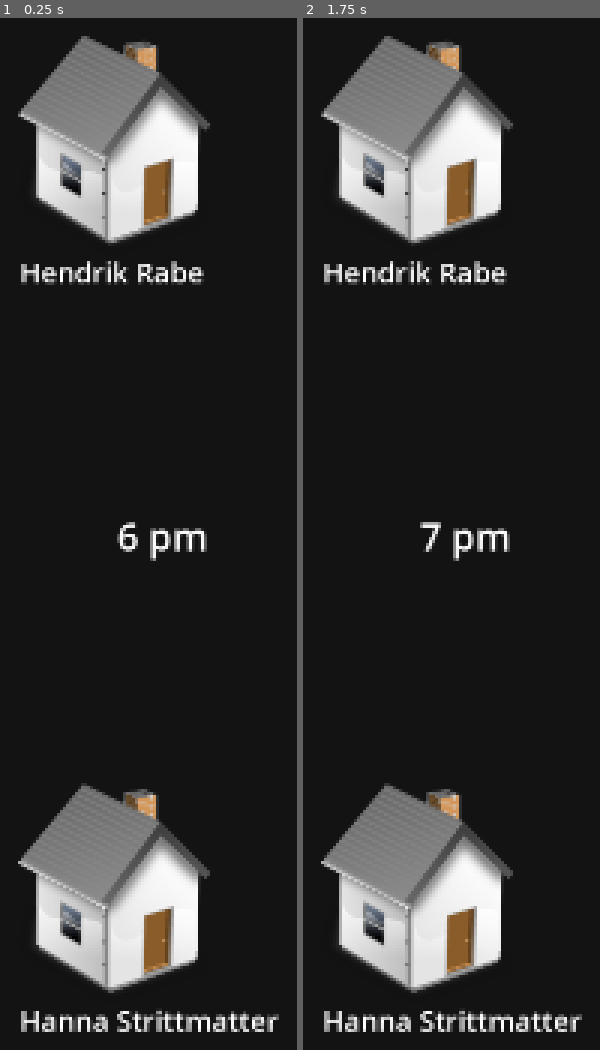
Above: before the commit, frames 1-2 (left to right).
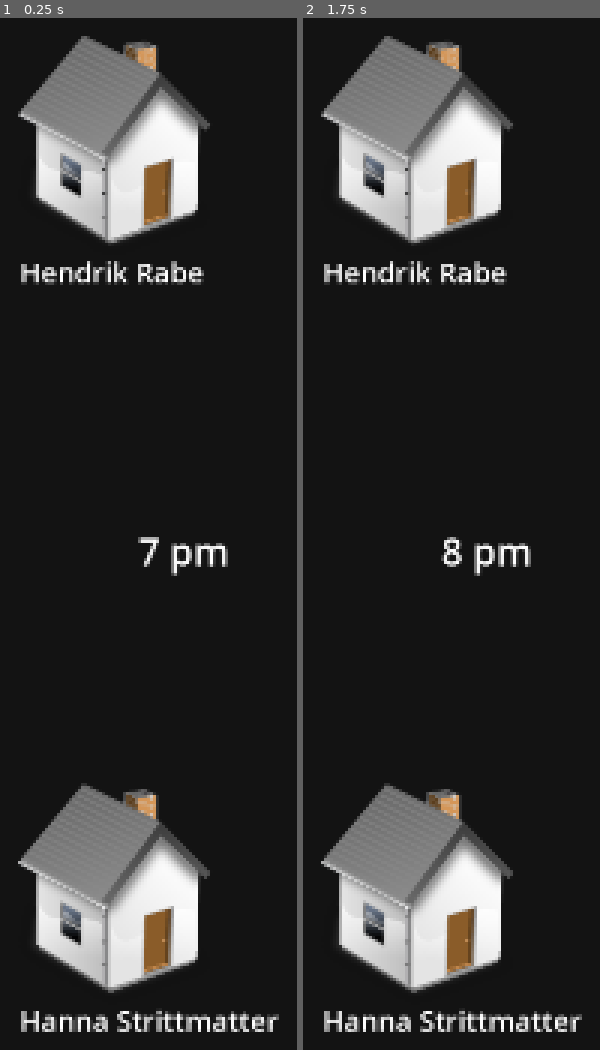
Above: after the commit, the same moments.

Repository: Shykaro/SimulatedAI
Game: Godot game, scene res://Scenes/npc visualization.tscn
The game is run twice, just before and just after one commit, with the same random seed, the same clock (stepped at 60 frames per second) and the same inputs.
Inputs (mouse positions are in pixels of both pictures, inside the frame that each line leads up to):
- Up to frame 1 (0.25 s): no input
- Up to frame 2 (1.75 s): tap Enter at 0.5 s; move the mouse to (outside the picture) at 0.52 s; press the mouse at (outside the picture) at 0.53 s; tap Space at 1.25 s; move the mouse to (513, 626) at 1.27 s; release the mouse at (513, 626) at 1.28 s; click (513, 626) at 1.35 s

The runs differ from the first frame. In frame 1, 0.7% of the frame differs, in the area x 39-77%, y 48-55%; in frame 2, 0.7%.
Error in both runs: Trying to assign value of type 'Nil' to a variable of type 'Dictionary'. (res://Scripts/RequestHandler.gd:23)

Commit message:
Clickable arrow update
finallyyyyy

Diff:
--- /dev/null
+++ b/GodotProject/HUD/ArrowScript.gd
@@ -0,0 +1,6 @@
+extends Sprite2D
+
+func _input(event):
+	if event.is_action_pressed("click"):
+			if is_pixel_opaque(get_local_mouse_position()):
+				print("i hate this...")
--- /dev/null
+++ b/GodotProject/HUD/ClickMeTest.gd
@@ -0,0 +1,32 @@
+extends Area2D
+
+func _input_event(viewport, event, shape_idx):
+	if event.is_action_pressed("click"):
+		print("You clicked me! Hehe")
+
+var epsilon : int = 1
+var polys  = []
+var collision_polygon
+
+func _ready():
+	SpriteToPolygon()
+
+func SpriteToPolygon():
+	var bitmap = BitMap.new()
+	bitmap.create_from_image_alpha(get_parent().get_texture().get_image())
+
+	polys = bitmap.opaque_to_polygons(Rect2(Vector2.ZERO, get_parent().get_texture().get_size()), epsilon)
+
+	for poly in polys:
+
+		collision_polygon = CollisionPolygon2D.new()
+		collision_polygon.polygon = poly
+		add_child(collision_polygon)
+
+		if get_parent().centered:
+			collision_polygon.position += Vector2(bitmap.get_size() / 2)
+			collision_polygon.position += get_parent().offset
+
+func _draw():
+	for i in range(1, len(collision_polygon.polygon)):
+		draw_line(collision_polygon.polygon[i] + collision_polygon.position, collision_polygon.polygon[i-1] + collision_polygon.position, Color.RED, 0.5, true)
--- a/GodotProject/HUD/HUD-ClickInformation.gd
+++ /dev/null
@@ -1,30 +0,0 @@
-extends Node
-
-@onready var clickable_information_panel = $ClickableInformationPanel
-@onready var chat_panel = $ClickableInformationPanel/ChatPanel
-@onready var memory_panel = $ClickableInformationPanel/MemoryPanel
-
-# Called when the node enters the scene tree for the first time.
-# REPLACE WITH ON CLICK ARROW
-func _ready():
-	clickable_information_panel.show()
-
-# Called every frame. 'delta' is the elapsed time since the previous frame.
-func _process(delta):
-	pass
-
-# WHEN CLICKED ON ANOTHER ARROW, CLOSE, AND OPEN NEW WINDOW
-#func ????():
-#	clickable_information_panel.hide()
-
-#func _input(event):
-#	if event.is_action_pressed():
-#		if IsMouseOverArrow():
-#			print("You clicked on an Arrow!")
-
-#func IsMouseOverArrow():
-#	var arrow = get_arrow()
-#	arrow.position += position
-#	if arrow.has_point(get_global_mouse_position()):
-#		return true
-#	return false
--- a/GodotProject/Scenes/npc visualization.tscn
+++ b/GodotProject/Scenes/npc visualization.tscn
@@ -1,10 +1,12 @@
-[gd_scene load_steps=6 format=3 uid="uid://ce8bkw7m5yo5k"]
+[gd_scene load_steps=8 format=3 uid="uid://ce8bkw7m5yo5k"]
 
 [ext_resource type="Script" path="res://Scripts/GameManager.gd" id="2_eeqxv"]
 [ext_resource type="Script" path="res://Scripts/RequestHandlerManager.gd" id="3_px0po"]
 [ext_resource type="Script" path="res://Scripts/NPCManager.gd" id="4_5a08b"]
 [ext_resource type="Theme" uid="uid://css8tuxqpntj3" path="res://Assets/theme.tres" id="4_d0tik"]
 [ext_resource type="Script" path="res://Scripts/TimeText.gd" id="4_vqs3l"]
+[ext_resource type="Texture2D" uid="uid://cmwuy8xsqvmjc" path="res://Assets/green_arrow.png" id="6_4f3mh"]
+[ext_resource type="Script" path="res://HUD/ArrowScript.gd" id="7_ip2oq"]
 
 [node name="Game" type="Node2D"]
 
@@ -17,40 +19,46 @@
 [node name="RequestHandlerManager" type="Node" parent="."]
 script = ExtResource("3_px0po")
 
-[node name="Time" type="Node2D" parent="."]
-position = Vector2(500, 500)
+[node name="Control" type="Control" parent="."]
+layout_mode = 3
+anchors_preset = 0
+offset_right = 1920.0
+offset_bottom = 1080.0
 
-[node name="Label" type="Label" parent="Time"]
+[node name="Camera2D" type="Camera2D" parent="Control"]
+anchor_mode = 0
+
+[node name="Time" type="Node2D" parent="Control"]
+position = Vector2(517, 512)
+
+[node name="Label" type="Label" parent="Control/Time"]
 offset_right = 40.0
 offset_bottom = 23.0
 theme = ExtResource("4_d0tik")
 horizontal_alignment = 1
 vertical_alignment = 1
 script = ExtResource("4_vqs3l")
+metadata/_edit_use_anchors_ = true
 
-[node name="ClickableInformationPanel" type="Panel" parent="."]
-custom_minimum_size = Vector2(10, 10)
-layout_direction = 1
-anchors_preset = 6
-anchor_left = 1.0
-anchor_top = 0.5
+[node name="ClickableInformationPanel" type="Panel" parent="Control"]
+layout_mode = 1
+anchors_preset = -1
+anchor_left = 0.55
 anchor_right = 1.0
-anchor_bottom = 0.5
-offset_left = 1075.0
-offset_top = 12.0
-offset_right = 1908.0
-offset_bottom = 1056.0
+anchor_bottom = 1.0
 grow_horizontal = 0
 grow_vertical = 2
+metadata/_edit_use_anchors_ = true
 
-[node name="ChatPanel" type="Panel" parent="ClickableInformationPanel"]
+[node name="ChatPanel" type="Panel" parent="Control/ClickableInformationPanel"]
 layout_mode = 1
 anchors_preset = 9
 anchor_bottom = 1.0
 offset_right = 455.0
 grow_vertical = 2
+metadata/_edit_use_anchors_ = true
 
-[node name="MemoryPanel" type="Panel" parent="ClickableInformationPanel"]
+[node name="MemoryPanel" type="Panel" parent="Control/ClickableInformationPanel"]
 layout_mode = 1
 anchors_preset = 11
 anchor_left = 1.0
@@ -59,3 +67,11 @@
 offset_left = -361.0
 grow_horizontal = 0
 grow_vertical = 2
+metadata/_edit_use_anchors_ = true
+
+[node name="TestClickArrow" type="Sprite2D" parent="Control"]
+visible = false
+position = Vector2(708, 474.5)
+scale = Vector2(0.0416667, 0.0754011)
+texture = ExtResource("6_4f3mh")
+script = ExtResource("7_ip2oq")
--- a/GodotProject/Scripts/GameManager.gd
+++ b/GodotProject/Scripts/GameManager.gd
@@ -3,7 +3,7 @@
 class_name GameManager
 
 var count: int = 0
-static var hour: int = 7
+static var hour: int = 8
 static var time_of_day: String = " pm"
 # Called when the node enters the scene tree for the first time.
 func _ready():
--- a/GodotProject/Scripts/NPC.gd
+++ b/GodotProject/Scripts/NPC.gd
@@ -131,6 +131,8 @@
 	_arrow.look_at(conversation_partner.position)
 	_arrow.scale = Vector2(0.5,0.5)
 	_arrow.name = "Communication Arrow from "+self.name+" to "+conversation_partner.name
+	var _script = load("res://HUD/ArrowScript.gd")
+	_arrow.set_script(_script)
 	self.add_child(_arrow)
 
 func _remove_arrow():
